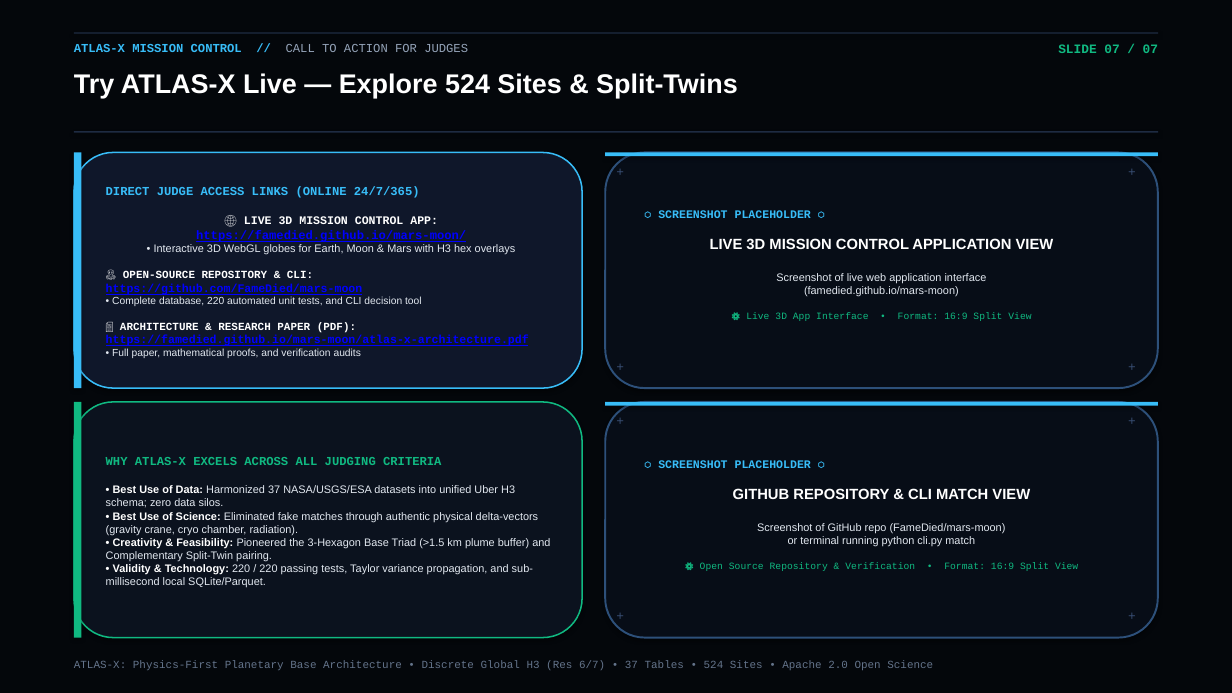
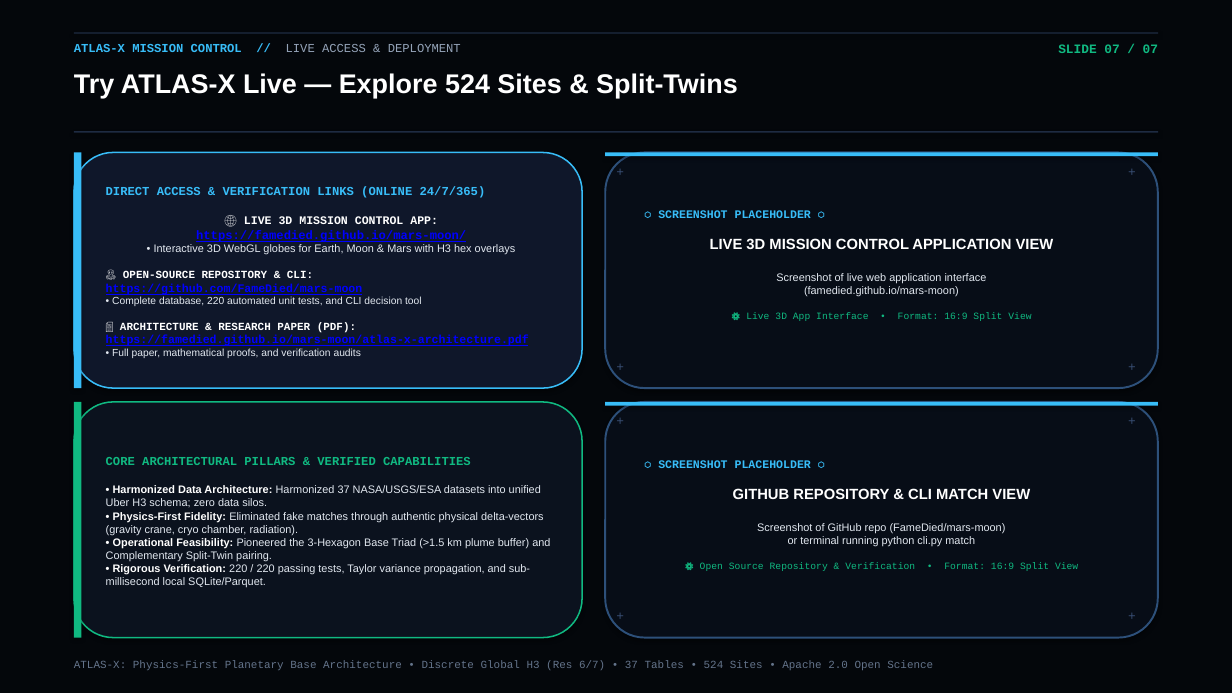
Before and after one commit to FameDied/mars-moon, a slide deck: slide 7 of ATLAS-X_Planetary_Architecture_Presentation.pptx. Drawn at 1232x693 pixels with LibreOffice and Linux fonts; fonts in the diff are those of the drawing. Boxes give left, top, right and bottom in pixels: in the first picture for what was removed or moved away, otherwise in the second. Text is boxed around its words. In the diff, an @@ line names an element or a change of style, - is before the commit and + after.

```diff
--- a/ATLAS-X_Planetary_Architecture_Presentation.pptx
+++ b/ATLAS-X_Planetary_Architecture_Presentation.pptx
@@ text at [74, 44, 461, 52]: text changed @@
-ATLAS-X MISSION CONTROL // CALL TO ACTION FOR JUDGES
+ATLAS-X MISSION CONTROL // LIVE ACCESS & DEPLOYMENT
@@ text in rounded rectangle at [106, 187, 486, 198]: text changed @@
-DIRECT JUDGE ACCESS LINKS (ONLINE 24/7/365)
+DIRECT ACCESS & VERIFICATION LINKS (ONLINE 24/7/365)
@@ text in rounded rectangle at [106, 457, 550, 588]: text changed @@
-WHY ATLAS-X EXCELS ACROSS ALL JUDGING CRITERIA
-• Best Use of Data: Harmonized 37 NASA/USGS/ESA datasets into unified Uber H3 schema; zero data silos.
-• Best Use of Science: Eliminated fake matches through authentic physical delta-vectors (gravity crane, cryo chamber, radiation).
-• Creativity & Feasibility: Pioneered the 3-Hexagon Base Triad (>1.5 km plume buffer) and Complementary Split-Twin pairing.
-• Validity & Technology: 220 / 220 passing tests, Taylor variance propagation, and sub-millisecond local SQLite/Parquet.
+CORE ARCHITECTURAL PILLARS & VERIFIED CAPABILITIES
+• Harmonized Data Architecture: Harmonized 37 NASA/USGS/ESA datasets into unified Uber H3 schema; zero data silos.
+• Physics-First Fidelity: Eliminated fake matches through authentic physical delta-vectors (gravity crane, cryo chamber, radiation).
+• Operational Feasibility: Pioneered the 3-Hexagon Base Triad (>1.5 km plume buffer) and Complementary Split-Twin pairing.
+• Rigorous Verification: 220 / 220 passing tests, Taylor variance propagation, and sub-millisecond local SQLite/Parquet.
```
Also in this commit, not shown: 6 other slides changed, 3 other files.
